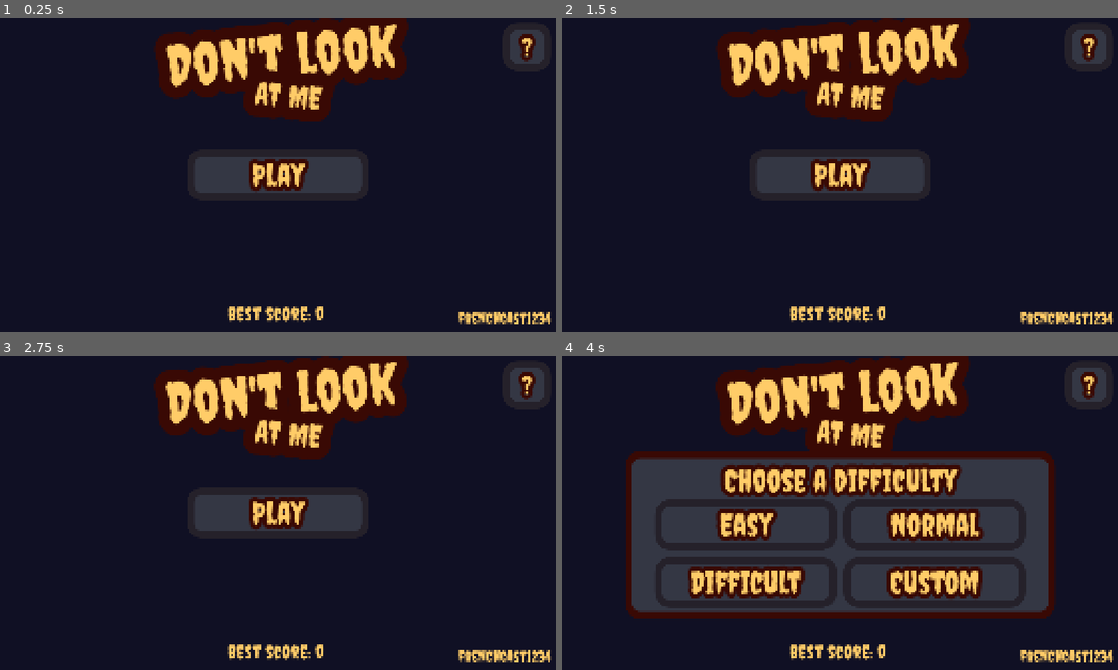
Above: before the commit, frames 1-4 (two rows, left to right).
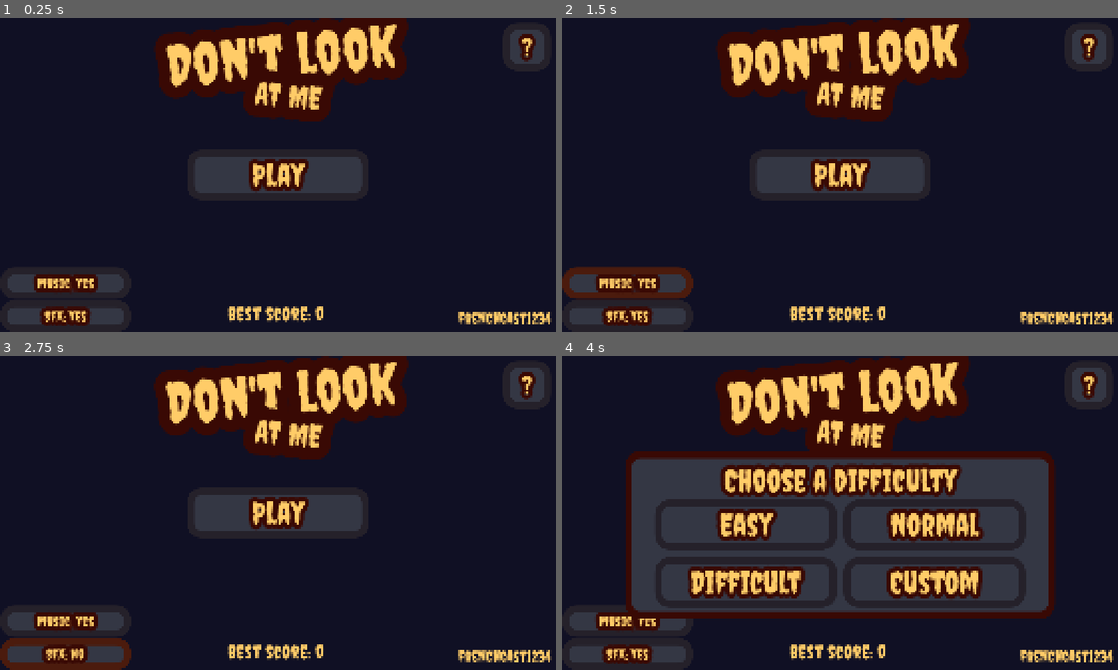
Above: after the commit, the same moments.

Repository: frenchcast1234/dont-look
Game: Godot game, scene res://src/menu/menu.tscn
Two runs of this game, one before a commit and one after it. Both use one fixed random seed, a clock stepped at 60 frames per second and the inputs below.
Inputs (mouse positions are in pixels of both pictures, inside the frame that each line leads up to):
- Up to frame 1 (0.25 s): no input
- Up to frame 2 (1.5 s): click (628, 281) at 0.5 s, where only the run after the commit has a clickable "Music: yes"; click (628, 281) at 1.25 s, where only the run after the commit has a clickable "Music: no"
- Up to frame 3 (2.75 s): click (66, 654) at 2 s, where only the run after the commit has a clickable "SFX: yes"
- Up to frame 4 (4 s): click (628, 654) at 2.75 s, where only the run after the commit has a clickable "SFX: no"; click "Play" at 3.5 s

The runs differ from the first frame. In frame 1, 2.3% of the frame differs, in the area x 1-23%, y 81-99%; in frame 2, 3.4%; in frame 3, 3.5%, in the area x 0-24%, y 81-100%; in frame 4, 2.1%.

Commit message:
Ajout de boutons pour désactiver l'audio

Diff:
--- /dev/null
+++ b/default_bus_layout.tres
@@ -0,0 +1,15 @@
+[gd_resource type="AudioBusLayout" format=3 uid="uid://cjkxmgni2yuta"]
+
+[resource]
+bus/1/name = &"Music"
+bus/1/solo = false
+bus/1/mute = false
+bus/1/bypass_fx = false
+bus/1/volume_db = 0.0
+bus/1/send = &"Master"
+bus/2/name = &"SFX"
+bus/2/solo = false
+bus/2/mute = false
+bus/2/bypass_fx = false
+bus/2/volume_db = 0.0
+bus/2/send = &"Master"
--- a/project.godot
+++ b/project.godot
@@ -15,10 +15,15 @@
 config/features=PackedStringArray("4.7", "Forward Plus")
 config/icon="res://icon.svg"
 
+[audio]
+
+buses/default_bus_layout="uid://cjkxmgni2yuta"
+
 [autoload]
 
 Stats="*uid://btyr16n6bdalb"
 Autoload="*uid://codn53gjwdlun"
+Storage="*uid://bscc4hn8uvpfk"
 
 [display]
 
--- a/src/Autoload.tscn
+++ b/src/Autoload.tscn
@@ -14,16 +14,21 @@
 stream = ExtResource("1_q3vph")
 volume_db = -10.0
 autoplay = true
+bus = &"Music"
 parameters/looping = true
 
 [node name="Jump" type="AudioStreamPlayer" parent="." unique_id=519910227]
 stream = ExtResource("2_jycbs")
+bus = &"SFX"
 
 [node name="Death" type="AudioStreamPlayer" parent="." unique_id=1253144949]
 stream = ExtResource("3_6wug8")
+bus = &"SFX"
 
 [node name="Object" type="AudioStreamPlayer" parent="." unique_id=364740730]
 stream = ExtResource("4_x72qk")
+bus = &"SFX"
 
 [node name="Click" type="AudioStreamPlayer" parent="." unique_id=359627572]
 stream = ExtResource("5_4d33m")
+bus = &"SFX"
--- a/src/game/game.gd
+++ b/src/game/game.gd
@@ -97,9 +97,7 @@
 	return grid
 
 func _ready() -> void:
-	var file = FileAccess.open("user://save_game.dat", FileAccess.READ)
-	var content = file.get_as_text()
-	best_score = int(content)
+	best_score = Storage.Get("best_score")
 	$CanvasLayer/Collected.text = "%d/%d" % [collected, to_collect]
 	create()
 
@@ -173,8 +171,7 @@
 		$CanvasLayer/Collected.text = "%d/%d" % [collected, to_collect]
 		if collected >= to_collect:
 			if rounds > best_score and not Stats.is_custom:
-				var file = FileAccess.open("user://save_game.dat", FileAccess.WRITE)
-				file.store_string(str(rounds))
+				Storage.Set("best_score", rounds)
 			grid_size += 5
 			rounds += 1
 			to_collect += 1
--- /dev/null
+++ b/src/menu/audio_buttons.gd
@@ -0,0 +1,31 @@
+extends VBoxContainer
+
+func _ready() -> void:
+	await get_tree().process_frame
+	AudioServer.set_bus_mute(AudioServer.get_bus_index("SFX"), not Storage.Get("sfx"))
+	AudioServer.set_bus_mute(AudioServer.get_bus_index("Music"), not Storage.Get("music"))
+	if Storage.Get("music"):
+		$Music.text = "Music: yes"
+	else:
+		$Music.text = "Music: no"
+
+	if Storage.Get("sfx"):
+		$SFX.text = "SFX: yes"
+	else:
+		$SFX.text = "SFX: no"
+
+func _on_music_pressed() -> void:
+	Storage.Set("music", not Storage.Get("music"))
+	AudioServer.set_bus_mute(AudioServer.get_bus_index("Music"), not Storage.Get("music"))
+	if Storage.Get("music"):
+		$Music.text = "Music: yes"
+	else:
+		$Music.text = "Music: no"
+
+func _on_sfx_pressed() -> void:
+	Storage.Set("sfx", not Storage.Get("sfx"))
+	AudioServer.set_bus_mute(AudioServer.get_bus_index("SFX"), not Storage.Get("sfx"))
+	if Storage.Get("sfx"):
+		$SFX.text = "SFX: yes"
+	else:
+		$SFX.text = "SFX: no"
--- a/src/menu/menu.gd
+++ b/src/menu/menu.gd
@@ -1,11 +1,13 @@
 extends Control
 
 func _ready() -> void:
-	if not FileAccess.file_exists("user://save_game.dat"):
-		var file = FileAccess.open("user://save_game.dat", FileAccess.WRITE)
-		file.store_string("0")
-	var file = FileAccess.open("user://save_game.dat", FileAccess.READ)
-	var content = file.get_as_text()
+	if Storage.Get("best_score") == null:
+		Storage.Set("best_score", 0)
+	if Storage.Get("music") == null:
+		Storage.Set("music", true)
+	if Storage.Get("sfx") == null:
+		Storage.Set("sfx", true)
+	var content = Storage.Get("best_score")
 	$Best.text = "Best score: %d" % int(content)
 	$Popup.visible = false
 	$Popup2.visible = false
--- a/src/menu/menu.tscn
+++ b/src/menu/menu.tscn
@@ -3,6 +3,7 @@
 [ext_resource type="Script" uid="uid://chqgmt0161ilu" path="res://src/menu/menu.gd" id="1_ps8b8"]
 [ext_resource type="Script" uid="uid://jmfrxq6v86ml" path="res://src/menu/popup_2.gd" id="2_sblgy"]
 [ext_resource type="Script" uid="uid://cyktl2pw36mdb" path="res://src/menu/info_popup.gd" id="3_56xr1"]
+[ext_resource type="Script" uid="uid://bj5muocvpgmvt" path="res://src/menu/audio_buttons.gd" id="4_yvra3"]
 
 [sub_resource type="StyleBoxFlat" id="StyleBoxFlat_2wf1j"]
 bg_color = Color(0.20392157, 0.21568628, 0.26666668, 1)
@@ -555,6 +556,39 @@
 theme_override_styles/hover = SubResource("StyleBoxFlat_sblgy")
 text = "<"
 
+[node name="AudioButtons" type="VBoxContainer" parent="." unique_id=457096109]
+layout_mode = 1
+anchors_preset = 2
+anchor_top = 1.0
+anchor_bottom = 1.0
+offset_top = -360.0
+offset_right = 543.0
+grow_vertical = 0
+alignment = 2
+script = ExtResource("4_yvra3")
+
+[node name="Music" type="Button" parent="AudioButtons" unique_id=1875749083]
+layout_mode = 2
+theme_override_colors/font_color = Color(1, 0.8, 0.40784314, 1)
+theme_override_colors/font_hover_color = Color(0.9764706, 0.7764706, 0.39607844, 1)
+theme_override_colors/font_outline_color = Color(0.22352941, 0.03529412, 0.015686275, 1)
+theme_override_constants/outline_size = 70
+theme_override_font_sizes/font_size = 60
+theme_override_styles/normal = SubResource("StyleBoxFlat_2wf1j")
+theme_override_styles/hover = SubResource("StyleBoxFlat_sblgy")
+text = "Music: yes"
+
+[node name="SFX" type="Button" parent="AudioButtons" unique_id=587789849]
+layout_mode = 2
+theme_override_colors/font_color = Color(1, 0.8, 0.40784314, 1)
+theme_override_colors/font_hover_color = Color(0.9764706, 0.7764706, 0.39607844, 1)
+theme_override_colors/font_outline_color = Color(0.22352941, 0.03529412, 0.015686275, 1)
+theme_override_constants/outline_size = 70
+theme_override_font_sizes/font_size = 60
+theme_override_styles/normal = SubResource("StyleBoxFlat_2wf1j")
+theme_override_styles/hover = SubResource("StyleBoxFlat_sblgy")
+text = "SFX: yes"
+
 [connection signal="pressed" from="PlayButton" to="." method="_on_play_button_pressed"]
 [connection signal="pressed" from="InfoButton" to="." method="_on_info_button_pressed"]
 [connection signal="pressed" from="Popup/Panel/VBoxContainer/HBoxContainer/Easy" to="." method="_on_easy_pressed"]
@@ -566,3 +600,5 @@
 [connection signal="pressed" from="InfoPopup/Panel/Done" to="." method="_on_done_pressed"]
 [connection signal="pressed" from="InfoPopup/Panel/Next" to="InfoPopup/Panel" method="_on_next_pressed"]
 [connection signal="pressed" from="InfoPopup/Panel/Last" to="InfoPopup/Panel" method="_on_last_pressed"]
+[connection signal="pressed" from="AudioButtons/Music" to="AudioButtons" method="_on_music_pressed"]
+[connection signal="pressed" from="AudioButtons/SFX" to="AudioButtons" method="_on_sfx_pressed"]
--- /dev/null
+++ b/src/storage.gd
@@ -0,0 +1,25 @@
+extends Node
+
+func Set(key: String, value: Variant):
+	var file = FileAccess.open("user://save_game.dat", FileAccess.READ)
+	if not file:
+		var tmpfile = FileAccess.open("user://save_game.dat", FileAccess.WRITE)
+		tmpfile.store_string("{}")
+		file = FileAccess.open("user://save_game.dat", FileAccess.READ)
+	var content = file.get_as_text()
+	var json: Dictionary = JSON.parse_string(content)
+	json[key] = value
+	file = FileAccess.open("user://save_game.dat", FileAccess.WRITE)
+	file.store_string(JSON.stringify(json))
+
+func Get(key: String) -> Variant:
+	var file = FileAccess.open("user://save_game.dat", FileAccess.READ)
+	if not file:
+		return null
+	var content = file.get_as_text()
+	var json = JSON.parse_string(content)
+	print(json)
+	if json.has(key):
+		return json[key]
+	else:
+		return null
Not shown, added: src/menu/audio_buttons.gd.uid
Not shown, added: src/storage.gd.uid
Not shown, added: zig-x86_64-linux-0.16.0.tar.xz
